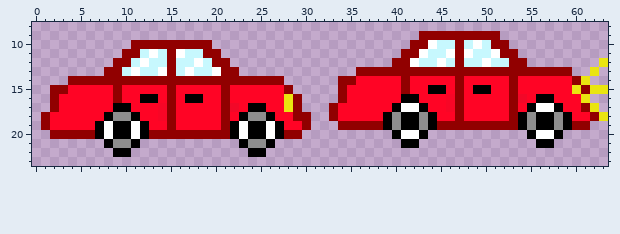
Edited in one commit: pixel-art sprite (res/Car_Player.png). This is how it looked before the edit.
The file is 64x32 pixels. Colours within 5 levels of each other are drawn and written as one. Shown: x 0..63, y 8..23.
Once edited:
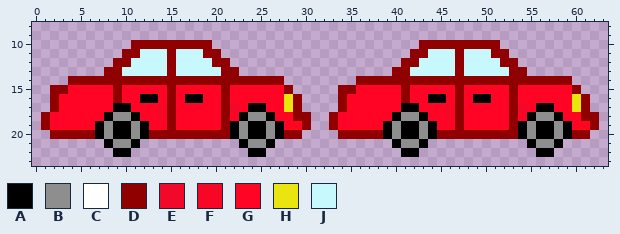
Palette (. is transparent): A #000000  B #8e8e8e  C #ffffff  D #910000  E #f20828  F #f80626  G #ff0425  H #eae510  J #c7f8fe
Change:
There is now colour A in row 20 at x 39, 44, 54 and 59; in row 21 at x 40, 43, 55 and 58; in row 22 at x 41 to 42 and 56 to 57.
The edit turns colour B into colour A in row 18 at x 40, 43, 55 and 58.
The edit turns colour C into colour A in row 17 at x 41 to 42 and 56 to 57; in row 20 at x 41 to 42 and 56 to 57.
The edit turns colour G into colour A in row 16 at x 44 to 45 and 49 to 50.
The edit turns colour A into colour B in row 18 at x 41 to 42 and 56 to 57; in row 20 at x 40, 43, 55 and 58; in row 21 at x 41 to 42 and 56 to 57.
The edit turns colour C into colour B in rows 19 to 20 at x 8, 11, 23 and 26.
There is now colour D in row 19 at x 33 and 62; in row 20 at x 34 to 38, 45 to 53 and 60 to 61.
The edit turns colour A into colour D in row 16 at x 41.
The edit turns colour C into colour D in row 10 at x 44 and 49; in row 11 at x 43 and 51; in row 12 at x 42.
The edit turns colour G into colour D in row 14 at x 36 to 40, 42 to 46, 48 to 52 and 54 to 59; in row 15 at x 35; in row 17 at x 34; in row 18 at x 61.
The edit turns colour H into colour D in row 15 at x 60; in row 16 at x 61.
The edit turns colour J into colour D in row 10 at x 45 to 46, 48 and 50; in row 12 at x 52.
The edit turns colour G into colour E in row 17 at x 54.
The edit turns colour G into colour F in row 18 at x 46.
The edit turns colour A into colour G in row 15 at x 44 to 45 and 49 to 50; in row 16 at x 42 and 56 to 57; in row 17 at x 40, 43, 55 and 58; in row 18 at x 39, 44, 54 and 59.
The edit turns colour D into colour G in row 19 at x 34 to 38, 45 to 46, 48 to 52 and 60 to 61.
The edit turns colour E into colour G in row 16 at x 54.
The edit turns colour F into colour G in row 16 at x 46.
The edit turns colour G into colour H in rows 16 to 17 at x 60.
The edit turns colour C into colour J in row 11 at x 13, 16, 46 and 48; in row 12 at x 12, 18, 45 and 50; in row 13 at x 11, 14, 17 and 20.
The edit turns colour D into colour J in row 13 at x 42 to 46 and 48 to 52.
Colour D is gone in row 9 at x 43 to 51; in row 10 at x 42 and 52; in row 11 at x 41 and 53; in row 12 at x 40 and 54; in row 13 at x 36 to 39 and 55 to 59; in row 14 at x 34 to 35 and 60.
Colour D is gone in row 15 at x 61; in row 17 at x 33.
Colour H is gone in row 12 at x 63; in row 13 at x 62; in row 14 at x 61; in row 15 at x 62 to 63; in row 17 at x 62; in row 18 at x 63.
Changed places in both pictures, as pixel boxes (x1, y1, x2, y2):
changed: (329, 31, 608, 157)
changed: (131, 49, 221, 76)
changed: (104, 121, 140, 139)
changed: (239, 121, 275, 139)
